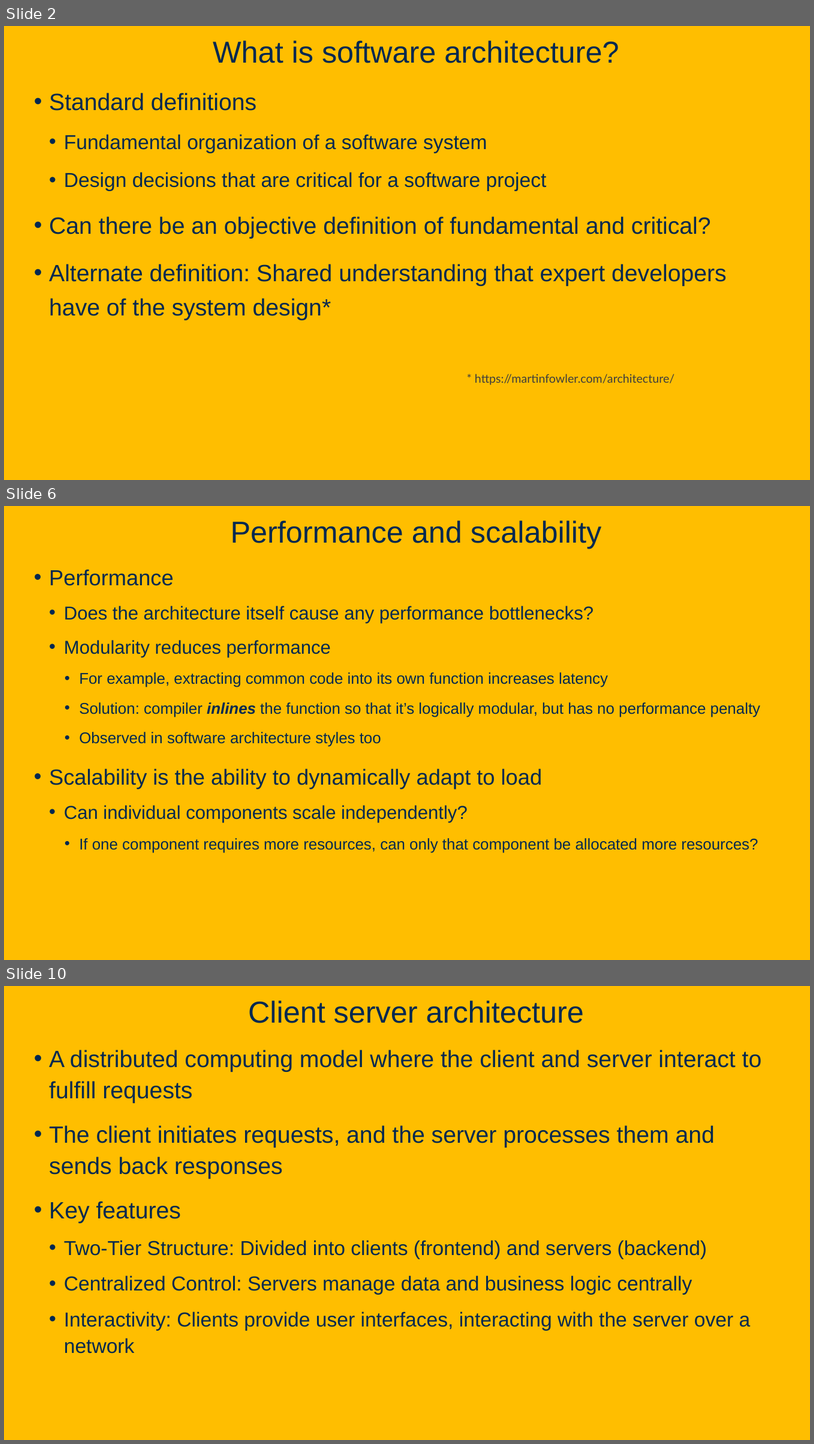
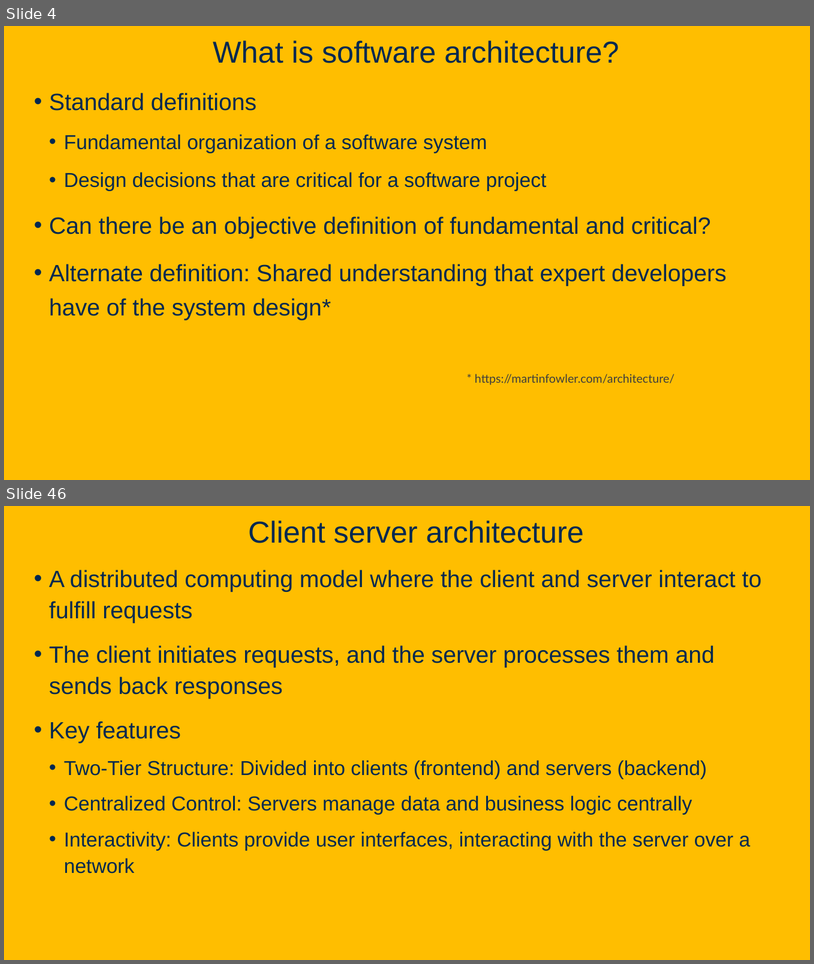
Before and after one commit to davsec-teaching/ECS160-Winter2025, a slide deck: slides/6_software_architecture.pptx. Shown one above the other, each under a label of ours: slides 2, 6 and 10 before the commit, slides 4 and 46 after it; the slides between them are not shown. The pictures are 814x1444 and 814x964 pixels, drawn with LibreOffice and Linux fonts; fonts in the diff are those of the drawing; background and template pictures are left out. Boxes give left, top, right and bottom in pixels: in the first picture for what was removed or moved away, otherwise in the second. Text is boxed around its words. In the diff, an @@ line names an element or a change of style, - is before the commit and + after.

Commit message:
update software architecture slides

```diff
--- a/slides/6_software_architecture.pptx
+++ b/slides/6_software_architecture.pptx
@@ slide 6 removed at <box>4,506,810,960</box>, background picture (left out) @@
@@ title removed at <box>231,520,602,549</box> @@
-Performance and scalability
@@ text removed at <box>49,569,761,853</box> @@
-• Performance
-  • Does the architecture itself cause any performance bottlenecks?
-  • Modularity reduces performance
-    • For example, extracting common code into its own function increases latency
-    • Solution: compiler inlines the function so that it’s logically modular, but has no performance penalty
-    • Observed in software architecture styles too
-• Scalability is the ability to dynamically adapt to load
-  • Can individual components scale independently?
-    • If one component requires more resources, can only that component be allocated more resources?
@@ what was slide 2 is now slide 4 @@
@@ what was slide 10 is now slide 46 @@
```
Also in this commit, not shown: 6 slides changed, 36 slides added, 4 other slides removed.
